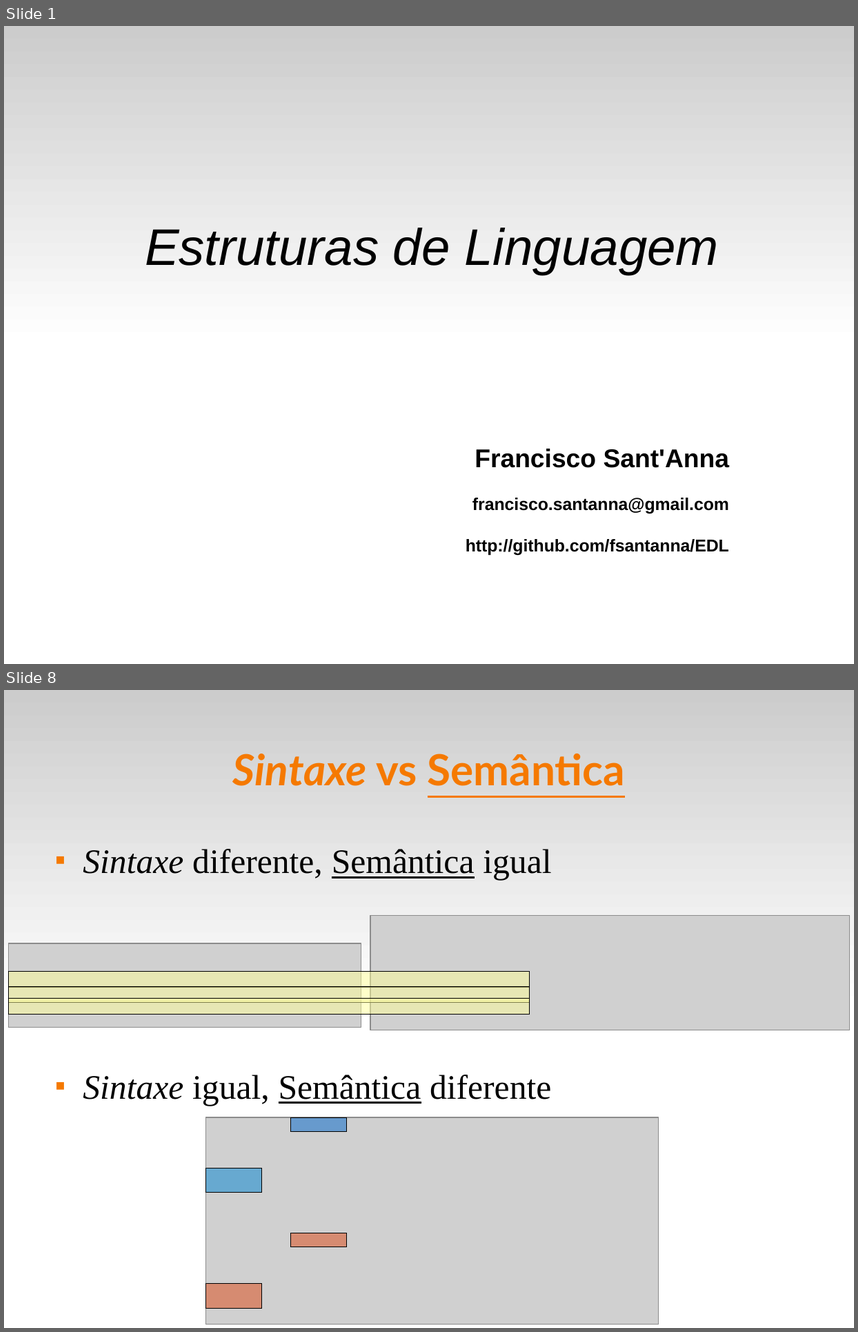
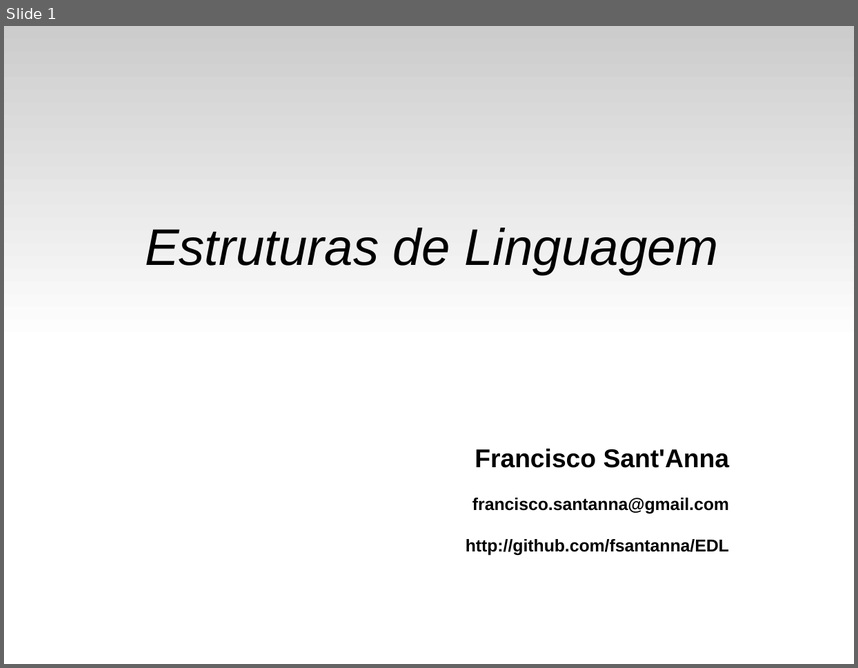
Before and after one commit to fsantanna-uerj/EDL, a slide deck: slides/edl-02.odp. Shown one above the other, each under a label of ours: slides 1 and 8 before the commit, slide 1 after it; the slides between them are not shown. The pictures are 858x1332 and 858x668 pixels, drawn with LibreOffice and Linux fonts; fonts in the diff are those of the drawing; grey boxes stand for pictures. Boxes give left, top, right and bottom in pixels: in the first picture for what was removed or moved away, otherwise in the second. Text is boxed around its words. In the diff, an @@ line names an element or a change of style, - is before the commit and + after.

```diff
--- a/slides/edl-02.odp
+++ b/slides/edl-02.odp
@@ slide 8 removed at [4,690,854,1328], background #FFFFFF; not listed: 1 template element that a slide beside it also shows @@
@@ title removed at [233,753,625,786] @@
-Sintaxe vs Semântica
@@ text removed at [83,849,551,1105] @@
-■ Sintaxe diferente, Semântica igual
-■ Sintaxe igual, Semântica diferente
@@ picture removed at [370,915,850,1030] @@
@@ picture removed at [9,943,362,1027] @@
@@ rectangle removed at [9,971,530,987] @@
@@ rectangle removed at [9,986,530,1003] @@
@@ rectangle removed at [9,998,530,1014] @@
@@ picture removed at [205,1117,658,1324] @@
@@ rectangle removed at [291,1117,346,1131] @@
@@ rectangle removed at [206,1167,261,1192] @@
@@ rectangle removed at [291,1233,346,1247] @@
@@ rectangle removed at [206,1283,261,1308] @@
```
Also in this commit, not shown: 3 slides added, 9 other slides removed, 5 other files.
